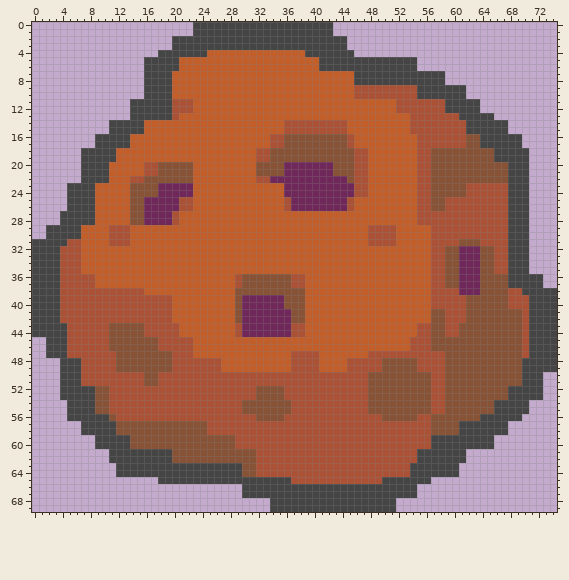
Edited in one commit: sprite sheet (sprites/images/sWormMeteor_0.png). The picture above is the old version.
The file is 75x70 pixels.
The result:
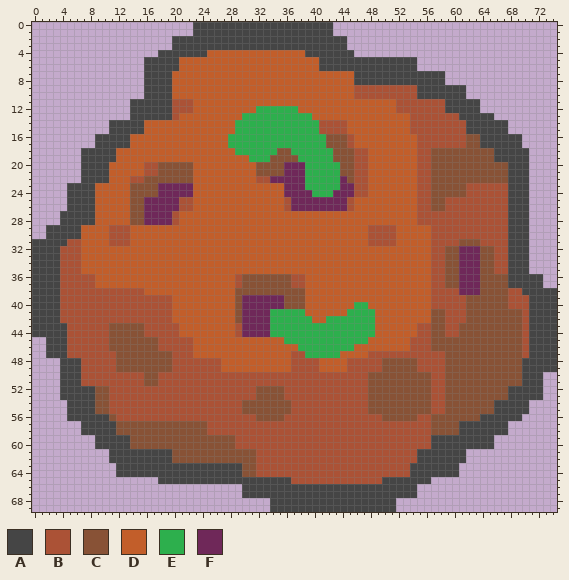
Palette (. is transparent): A #454545  B #ab5236  C #885236  D #c25e2a  E #2daf4d  F #6f2859
The author wrote: added meteor worms added sprite argument to shoot_spray
Difference:
@@ x 26..45 @@
 11 DDDDDDDDDDDDDDDDDDDD
-12 DDDDDDDDDDDDDDDDDDDD
-13 DDDDDDDDDDDDDDDDDDDD
-14 DDDDDDDDDDBBBBBBBBBD
-15 DDDDDDDDDDBBBBBBBBBD
-16 DDDDDDDDBBCCCCCCCCCB
-17 DDDDDDDDBBCCCCCCCCCB
-18 DDDDDDBBCCCCCCCCCCCC
-19 DDDDDDBBCCCCCCCCCCCC
-20 DDDDDDCCCCFFFFFFFCCC
-21 DDDDDDCCCCFFFFFFFCCC
-22 DDDDDDBBFFFFFFFFFFFC
-23 DDDDDDDDDDFFFFFFFFFF
-24 DDDDDDDDDDFFFFFFFFFF
+12 DDDDDDEEEEEEDDDDDDDD
+13 DDDDEEEEEEEEEEDDDDDD
+14 DDDEEEEEEEEEEEEBBBBD
+15 DDDEEEEEEEEEEEEBBBBD
+16 DDEEEEEEEEEEEEEECCCB
+17 DDEEEEEEEEEEEEEECCCB
+18 DDDEEEEEECCEEEEEECCC
+19 DDDDDEEECCCCEEEEECCC
+20 DDDDDDCCCCFFFEEEEECC
+21 DDDDDDCCCCFFFEEEEECC
+22 DDDDDDBBFFFFFEEEEEFC
+23 DDDDDDDDDDFFFEEEEEFF
+24 DDDDDDDDDDFFFFEEEFFF
 25 DDDDDDDDDDBFFFFFFFFB
@@ x 32..50 @@
 39 FFFFCCCDDDDDDDDDDDD
-40 FFFFCCCDDDDDDDDDDDD
-41 FFFFFCCDDDDDDDDDDDD
-42 FFFFFCCDDDDDDDDDDDD
-43 FFFFFBBDDDDDDDDDDDD
-44 FFFFFBBDDDDDDDDDDDD
-45 DDDDDDDDDDDDDDDDDDD
-46 DDDDDDDDDDDDDDDDDDD
-47 DDDDDBBBBDDDDDDDBBB
+40 FFFFCCCDDDDDDDEEDDD
+41 FFEEEEEDDDDDDEEEEDD
+42 FFEEEEEEDDEEEEEEEDD
+43 FFEEEEEEEEEEEEEEEDD
+44 FFEEEEEEEEEEEEEEEDD
+45 DDDDEEEEEEEEEEEEDDD
+46 DDDDDDEEEEEEEEDDDDD
+47 DDDDDBBEEEEEDDDDBBB
 48 DDDDDBBBBDDDDBBBBBC
